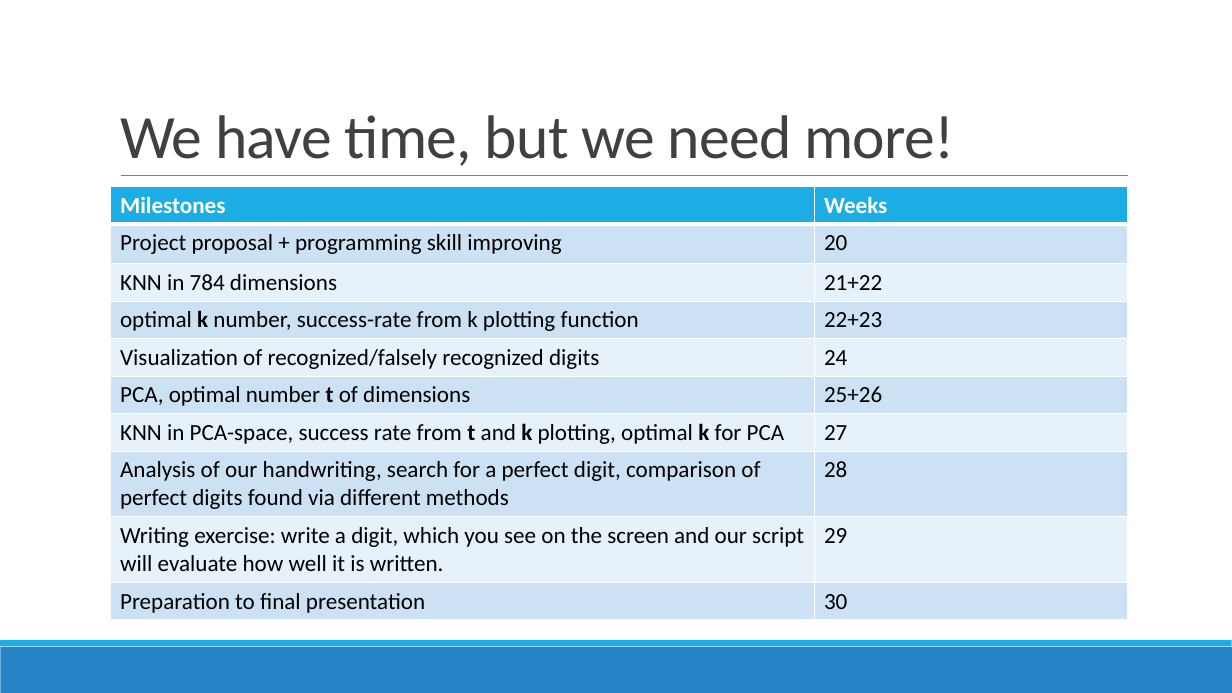
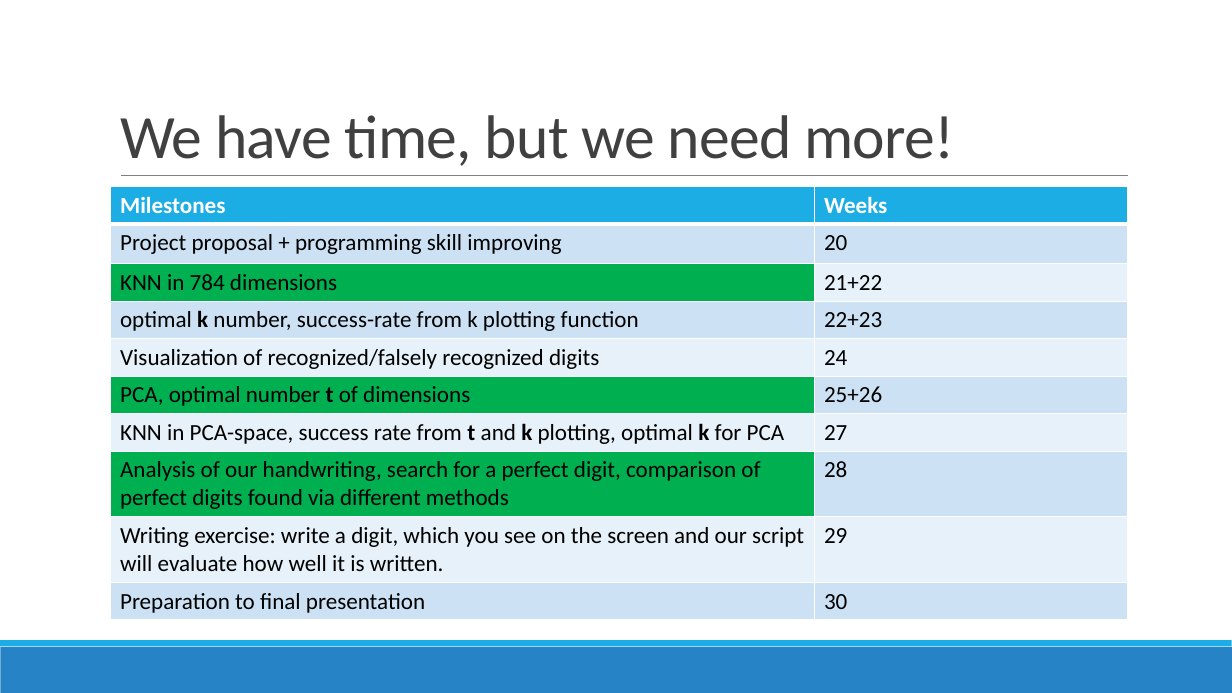
Before and after one commit to datascience-mobi/project-03-group-01, a slide deck: slide 10 of Vortrag1.pptx (slide 9 before the commit). Drawn at 1232x693 pixels with LibreOffice and Linux fonts; fonts in the diff are those of the drawing. Boxes give left, top, right and bottom in pixels: in the first picture for what was removed or moved away, otherwise in the second. Text is boxed around its words. In the diff, an @@ line names an element or a change of style, - is before the commit and + after.

```diff
--- a/Vortrag1.pptx
+++ b/Vortrag1.pptx
@@ table at (111,187,1128,618) @@
@@ fill #E8F1FA to #00B050 in row 3, column 1 @@
@@ fill #CDE3F5 to #00B050 in 2 cells @@
```
Also in this commit, not shown: 2 other slides changed, 1 slide added.
